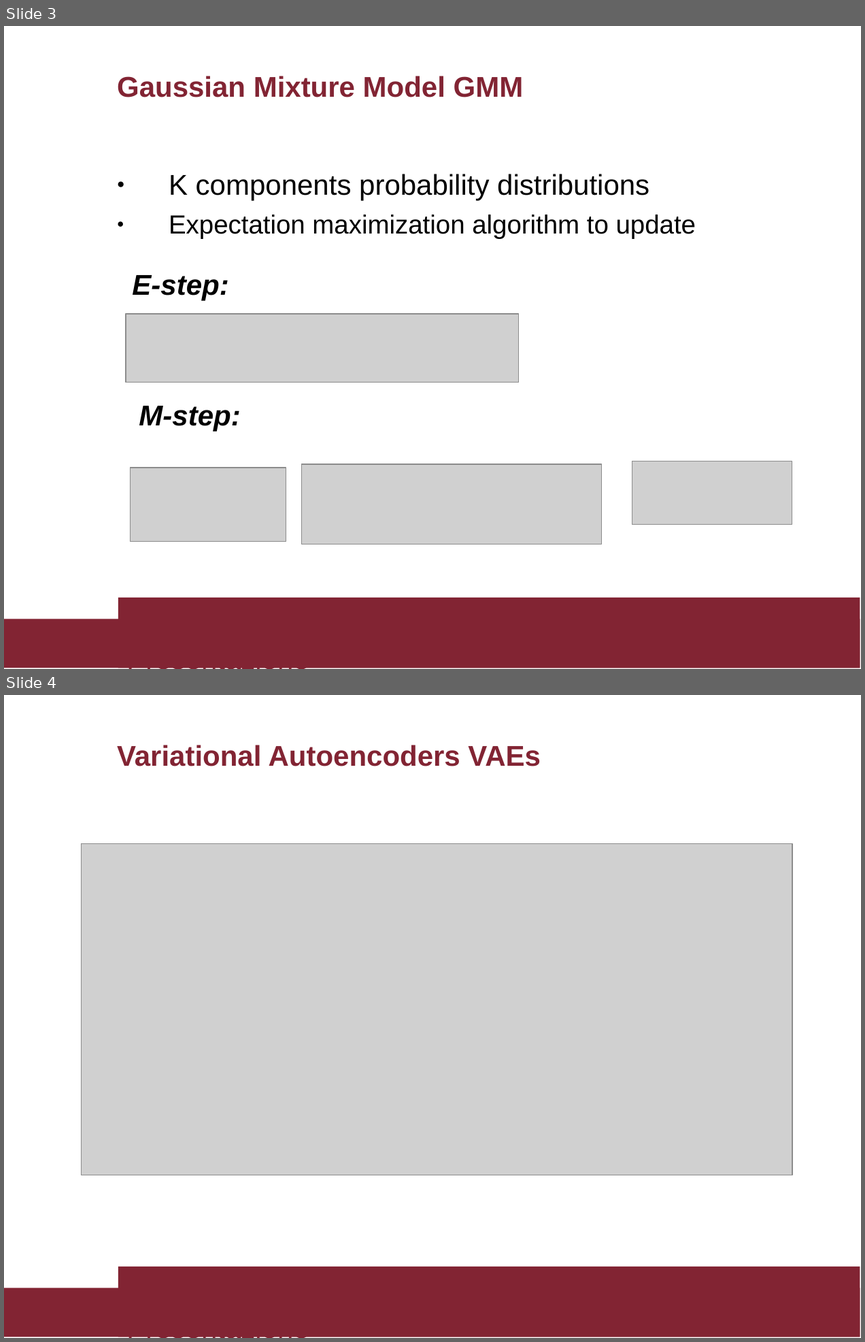
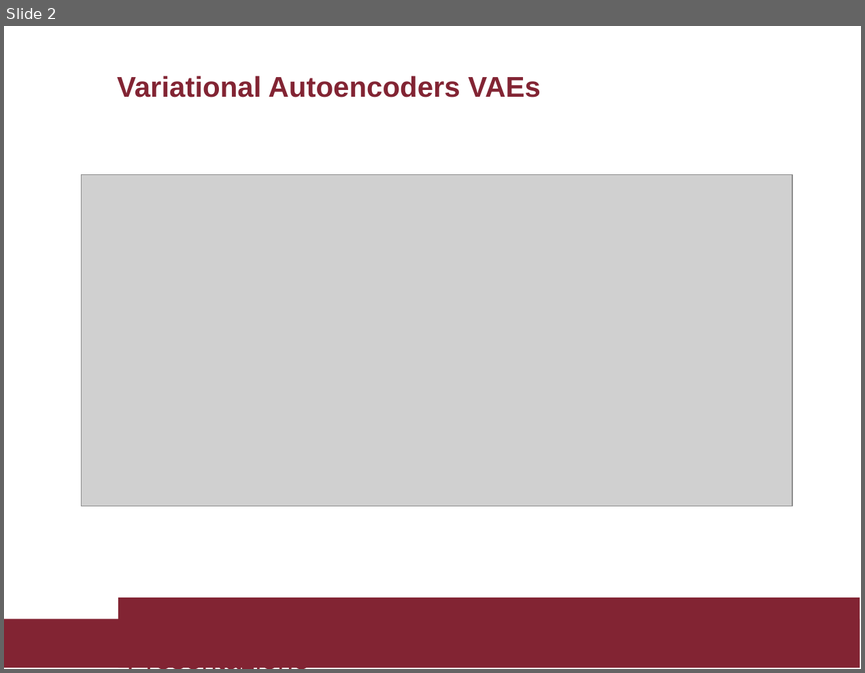
Before and after one commit to milad88/Generative_models_thesis, a slide deck: Milad_kiwan_presentation.ppt. Shown one above the other, each under a label of ours: slides 3 and 4 before the commit, slide 2 after it. The pictures are 865x1342 and 865x673 pixels, drawn with LibreOffice and Linux fonts; fonts in the diff are those of the drawing; grey boxes stand for pictures. Boxes give left, top, right and bottom in pixels: in the first picture for what was removed or moved away, otherwise in the second. Text is boxed around its words. In the diff, an @@ line names an element or a change of style, - is before the commit and + after.

```diff
--- a/Milad_kiwan_presentation.ppt
+++ b/Milad_kiwan_presentation.ppt
@@ slide 3 removed at [4,26,861,669], background #FFFFFF; not listed: 2 template elements that a slide beside it also shows @@
@@ title removed at [117,76,524,97] @@
-Gaussian Mixture Model GMM
@@ text removed at [169,174,696,239] @@
-● K components probability distributions
-● Expectation maximization algorithm to update
@@ text removed at [132,275,228,300] @@
-E-step:
@@ picture removed at [126,314,519,382] @@
@@ text removed at [139,405,240,431] @@
-M-step:
@@ picture removed at [130,467,286,541] @@
@@ picture removed at [301,464,601,543] @@
@@ picture removed at [632,461,792,524] @@
@@ text removed at [118,602,388,643] @@
-Titolo Presentazione
@@ what was slide 4 is now slide 2 @@
```
Also in this commit, not shown: 8 slides changed, 1 slide added, 1 other slide removed, 8 other files.
